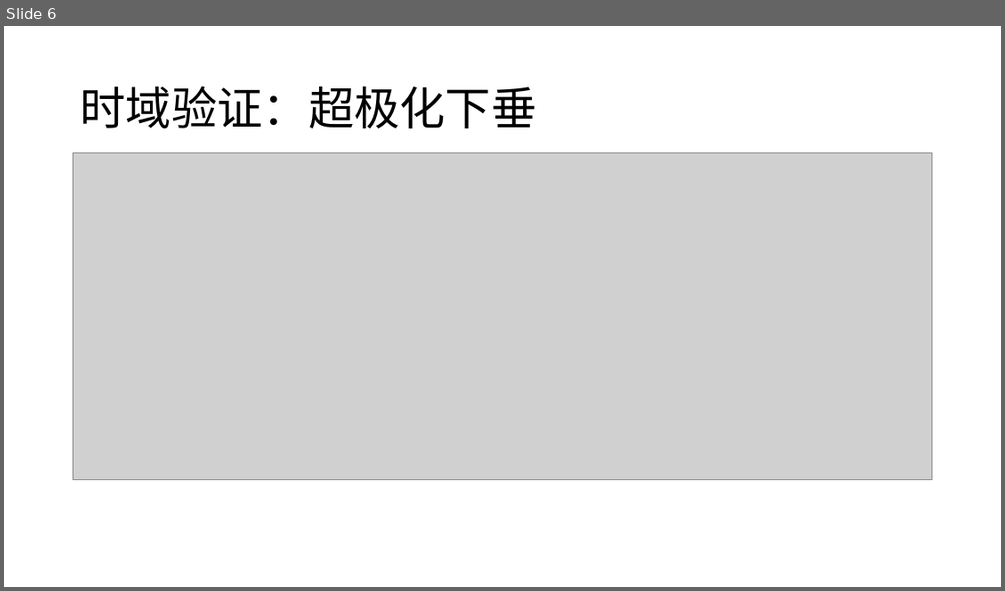
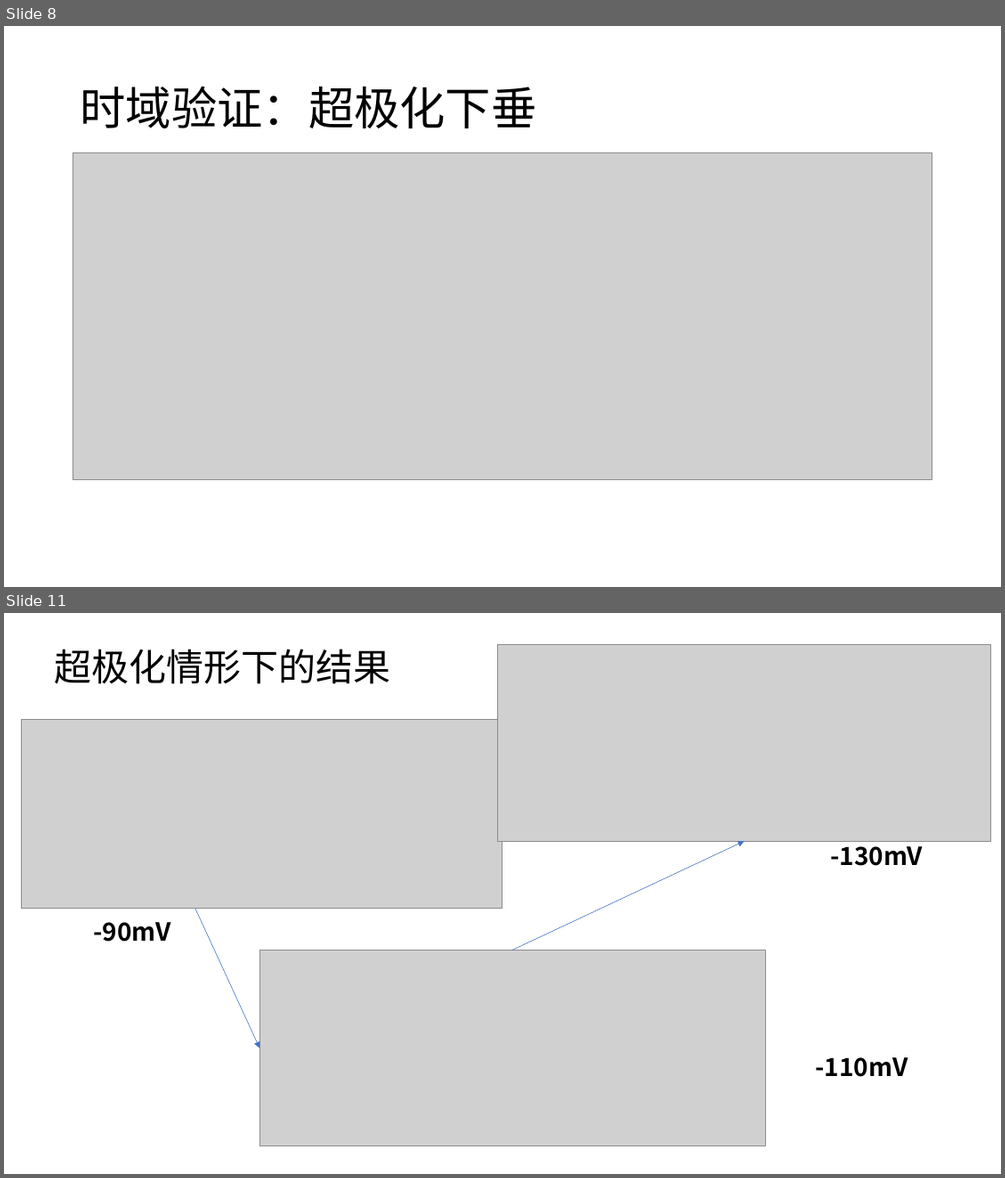
Before and after one commit to Lyghrock/Bio_Intelligence_2026, a slide deck: Projects/Presentation/pre.pptx. Shown one above the other, each under a label of ours: slide 6 before the commit, slides 8 and 11 after it; the slides between them are not shown. The pictures are 1005x591 and 1005x1178 pixels, drawn with LibreOffice and Linux fonts; fonts in the diff are those of the drawing; grey boxes stand for pictures. Boxes give left, top, right and bottom in pixels: in the first picture for what was removed or moved away, otherwise in the second. Text is boxed around its words. In the diff, an @@ line names an element or a change of style, - is before the commit and + after.

```diff
--- a/Projects/Presentation/pre.pptx
+++ b/Projects/Presentation/pre.pptx
@@ slide 11 added at bbox=[4, 613, 1001, 1174], background #FFFFFF @@
@@ title added at bbox=[54, 649, 390, 684], 36 pt, text #000000 @@
+超极化情形下的结果
@@ picture added at bbox=[498, 645, 991, 841] @@
@@ picture added at bbox=[21, 719, 502, 908] @@
@@ arrow added from (512, 949) to (744, 841), #4472C4 0.5 pt @@
@@ text added at bbox=[830, 840, 922, 866], 24 pt, text #000000, bold @@
+-130mV
@@ text added at bbox=[93, 922, 170, 941], 24 pt, text #000000, bold @@
+-90mV
@@ arrow added from (195, 908) to (259, 1048), #4472C4 0.5 pt @@
@@ picture added at bbox=[259, 949, 765, 1145] @@
@@ text added at bbox=[815, 1057, 907, 1077], 24 pt, text #000000, bold @@
+-110mV
@@ what was slide 6 is now slide 8 @@
```
Also in this commit, not shown: 8 slides changed, 2 other slides added, 1 other file.
